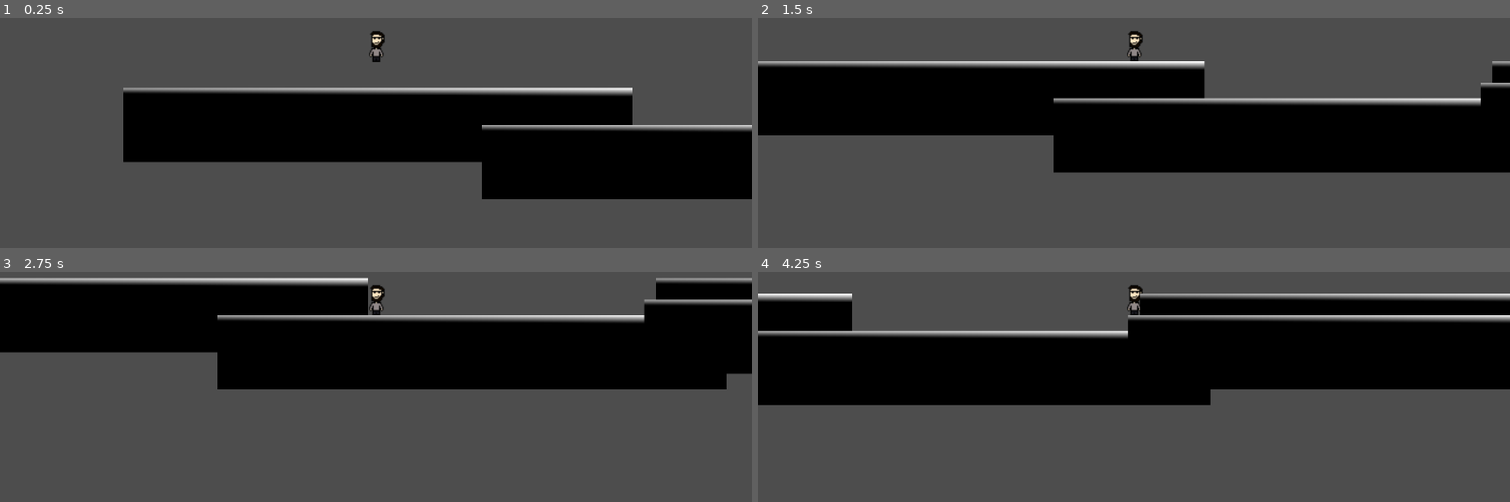
Above: before the commit, frames 1-4 (two rows, left to right).
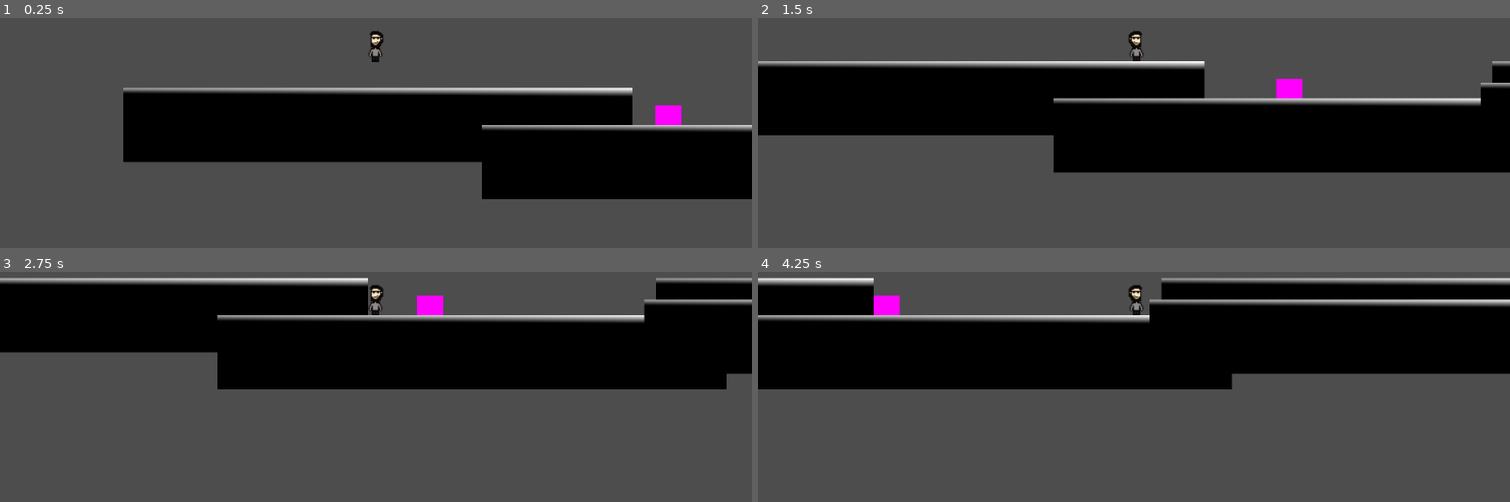
Above: after the commit, the same moments.

Repository: Andrej-sv81/GodotGame
Game: Godot game, scene res://scenes/main/world_scene.tscn
Same seed, same stepped clock (60 frames per second), same inputs: the game is played once before the commit and once after it.
Inputs:
- Up to frame 1 (0.25 s): no input
- Up to frame 2 (1.5 s): tap Enter (ui_accept) at 0.5, 0.77 s; hold Right (ui_right) from 0.53 s (still down)
- Up to frame 3 (2.75 s): tap Enter (ui_accept) at 1.52 s; release Right (ui_right) at 2.03 s; hold Left (ui_left) from 2.03 s (still down)
- Up to frame 4 (4.25 s): release Left (ui_left) at 2.78 s; hold Right (ui_right) from 2.78 s (still down); tap Enter (ui_accept) at 3.02, 3.77 s

The runs differ from the first frame. In frame 1, 0.4% of the frame differs, in the area x 48-91%, y 5-47%; in frame 2, 0.4%; in frame 3, 0.4%; in frame 4, 20%, in the area x 0-100%, y 2-58%.

Commit message:
Smart Device Controller update
-added switch statement in the service for creating every type of device
-added 'device_type' jpa params for every device class

Diff:
--- /dev/null
+++ b/entities/enemies/Enemy 1.gd
@@ -0,0 +1,14 @@
+extends CharacterBody2D
+var gravity = ProjectSettings.get_setting("physics/2d/default_gravity")
+
+# Called when the node enters the scene tree for the first time.
+func _ready():
+	pass # Replace with function body.
+
+
+# Called every frame. 'delta' is the elapsed time since the previous frame.
+func _physics_process(delta):
+	if not is_on_floor():
+		velocity.y += gravity * delta
+
+	move_and_slide()
--- /dev/null
+++ b/entities/enemies/Enemy 1.tscn
@@ -0,0 +1,31 @@
+[gd_scene load_steps=6 format=3 uid="uid://c4f4y2stff5d4"]
+
+[ext_resource type="Script" path="res://entities/enemies/Enemy 1.gd" id="1_1f1ad"]
+[ext_resource type="Script" path="res://entities/enemies/State Machine.gd" id="2_3mxjs"]
+[ext_resource type="Script" path="res://entities/enemies/EnemyIdle.gd" id="3_rcejw"]
+
+[sub_resource type="RectangleShape2D" id="RectangleShape2D_lemar"]
+size = Vector2(13, 10)
+
+[sub_resource type="PlaceholderTexture2D" id="PlaceholderTexture2D_12mhl"]
+
+[node name="Enemy 1" type="CharacterBody2D"]
+script = ExtResource("1_1f1ad")
+
+[node name="CollisionShape2D" type="CollisionShape2D" parent="."]
+position = Vector2(6.5, -5)
+shape = SubResource("RectangleShape2D_lemar")
+
+[node name="Sprite2D" type="Sprite2D" parent="."]
+position = Vector2(6.7, -5)
+scale = Vector2(13.4, 10)
+texture = SubResource("PlaceholderTexture2D_12mhl")
+
+[node name="State Machine" type="Node2D" parent="." node_paths=PackedStringArray("initial_state")]
+script = ExtResource("2_3mxjs")
+initial_state = NodePath("EnemyIdle")
+
+[node name="EnemyIdle" type="Node" parent="State Machine" node_paths=PackedStringArray("enemy")]
+script = ExtResource("3_rcejw")
+enemy = NodePath("../..")
+move_speed = 20.0
--- /dev/null
+++ b/entities/enemies/EnemyIdle.gd
@@ -0,0 +1,31 @@
+extends State
+class_name EnemyIdle
+
+@export var enemy: CharacterBody2D
+@export var move_speed: = 10.0
+
+var move_direction: int
+var wander_time: float
+
+
+func randomize_wander():
+	move_direction = randi()%2
+	if move_direction == 0:
+		move_direction = -1
+	else:
+		move_direction = 1
+
+	wander_time = randf_range(1,3)
+
+func enter():
+	randomize_wander()
+
+func update(delta: float):
+	if wander_time > 0:
+		wander_time -= delta
+	else:
+		randomize_wander()
+
+func physics_update(delta: float):
+	if enemy:
+		enemy.velocity.x = move_direction * move_speed
--- /dev/null
+++ b/entities/enemies/State Machine.gd
@@ -0,0 +1,38 @@
+extends Node
+
+@export var initial_state: State
+
+var states: Dictionary = {}
+var current_state: State
+
+
+func _ready():
+	for child in get_children():
+		if child is State:
+			states[child.name.to_lower()] = child
+			child.transitioned.connect(on_child_transition)
+
+	if initial_state:
+		initial_state.enter()
+		current_state = initial_state
+
+func _process(delta):
+	if current_state:
+		current_state.update(delta)
+
+func _physics_process(delta):
+	if current_state:
+		current_state.physics_update(delta)
+
+func on_child_transition(state, new_state_name):
+	if state != current_state:
+		return
+
+	var new_state = states.get(new_state_name.to_lower())
+	if !new_state:
+		return
+
+	if current_state:
+		current_state.exit()
+		new_state.enter()
+		current_state = new_state
--- a/entities/player/CharacterBody2D.gd
+++ b/entities/player/CharacterBody2D.gd
@@ -6,7 +6,10 @@
 var double_jumped  = false
 # Get the gravity from the project settings to be synced with RigidBody nodes.
 var gravity = ProjectSettings.get_setting("physics/2d/default_gravity")
+var sprite: Sprite2D
 
+func _ready():
+	sprite = $Sprite2D
 
 func _physics_process(delta):
 	# Add the gravity.
@@ -26,6 +29,10 @@
 	var direction = Input.get_axis("ui_left", "ui_right")
 	if direction:
 		velocity.x = direction * SPEED
+		if velocity.x < 0:
+			sprite.flip_h = false
+		else:
+			sprite.flip_h = true
 	else:
 		velocity.x = move_toward(velocity.x, 0, SPEED)
 
--- a/entities/player/player.tscn
+++ b/entities/player/player.tscn
@@ -1,7 +1,7 @@
 [gd_scene load_steps=4 format=3 uid="uid://circpv8e872nx"]
 
 [ext_resource type="Script" path="res://entities/player/CharacterBody2D.gd" id="1_jitwv"]
-[ext_resource type="Texture2D" uid="uid://dkf1g4w5l0lpp" path="res://entities/player/urk2.png" id="2_shrbn"]
+[ext_resource type="Texture2D" uid="uid://dkf1g4w5l0lpp" path="res://entities/player/assets/urk2.png" id="2_shrbn"]
 
 [sub_resource type="CapsuleShape2D" id="CapsuleShape2D_2sb61"]
 radius = 4.0
@@ -14,8 +14,8 @@
 zoom = Vector2(3, 3)
 
 [node name="Sprite2D" type="Sprite2D" parent="."]
-position = Vector2(1, -2)
-scale = Vector2(0.5625, 0.576974)
+position = Vector2(0.5, -2)
+scale = Vector2(0.53125, 0.576974)
 texture = ExtResource("2_shrbn")
 
 [node name="CollisionShape2D" type="CollisionShape2D" parent="."]
--- /dev/null
+++ b/globals/State.gd
@@ -0,0 +1,16 @@
+extends Node
+class_name State
+
+signal transitioned
+
+func enter():
+	pass
+
+func exit():
+	pass
+
+func update(_delta: float):
+	pass
+
+func physics_update(_delta: float):
+	pass
--- a/scenes/main/world_scene.tscn
+++ b/scenes/main/world_scene.tscn
@@ -1,6 +1,7 @@
-[gd_scene load_steps=5 format=3 uid="uid://d3fjmuy8thjar"]
+[gd_scene load_steps=6 format=3 uid="uid://d3fjmuy8thjar"]
 
 [ext_resource type="PackedScene" uid="uid://circpv8e872nx" path="res://entities/player/player.tscn" id="1_42f3d"]
+[ext_resource type="PackedScene" uid="uid://c4f4y2stff5d4" path="res://entities/enemies/Enemy 1.tscn" id="2_ijv87"]
 
 [sub_resource type="RectangleShape2D" id="RectangleShape2D_7salp"]
 size = Vector2(259, 38)
@@ -67,3 +68,6 @@
 position = Vector2(3.50001, -23)
 scale = Vector2(4.04688, 0.59375)
 texture = SubResource("GradientTexture2D_iuc1w")
+
+[node name="Enemy1" parent="." instance=ExtResource("2_ijv87")]
+position = Vector2(138, 63)
Renamed: entities/player/urk2.png -> entities/player/assets/urk2.png
Not shown, changed: entities/player/assets/urk2.png.import
